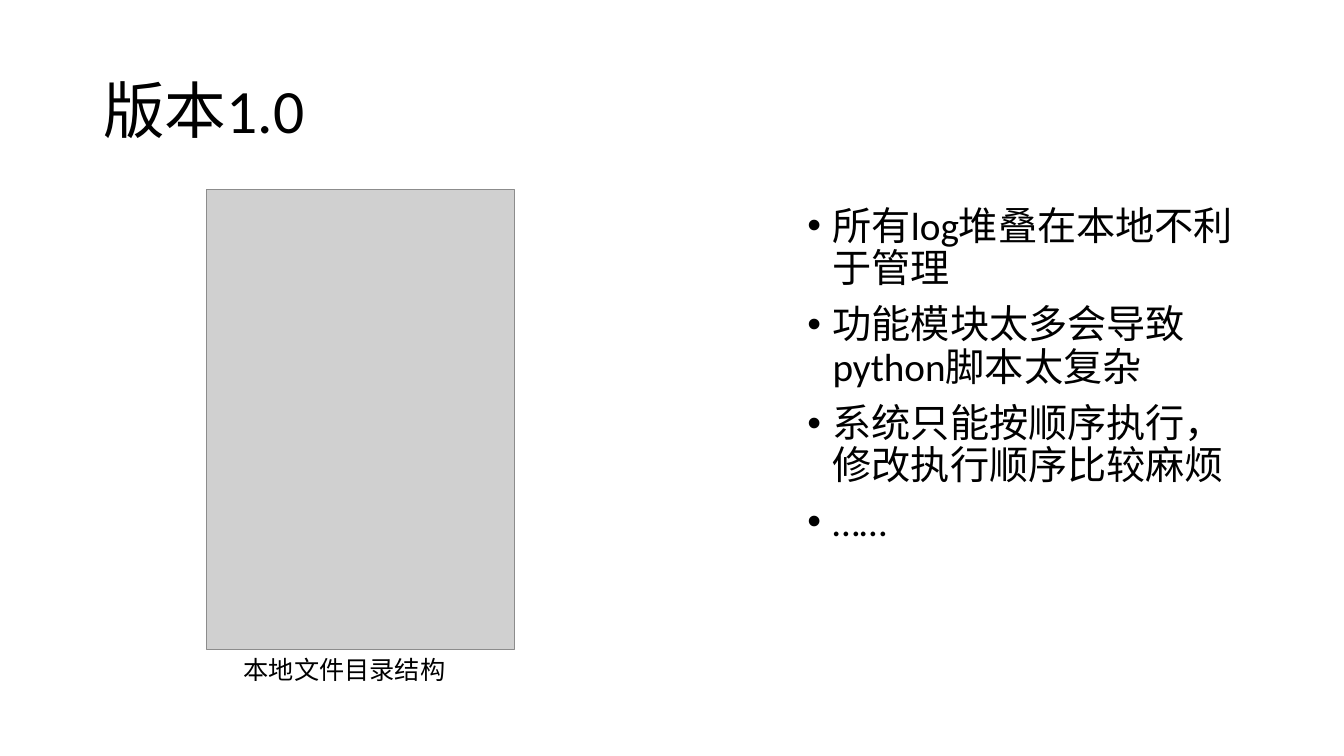
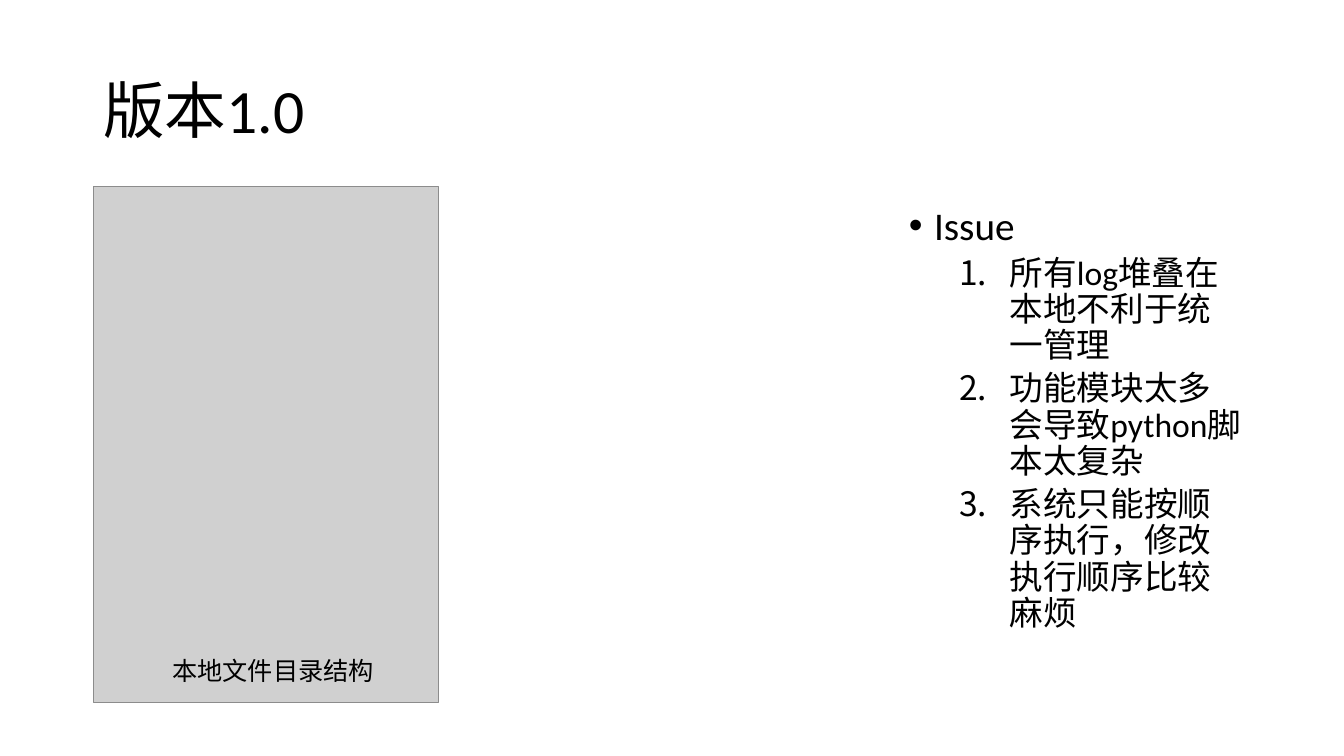
Before and after one commit to whitebkues1/ppt, a slide deck: slide 15 of xianzheng.pptx. Drawn at 1344x756 pixels with LibreOffice and Linux fonts; fonts in the diff are those of the drawing; grey boxes stand for pictures. Boxes give left, top, right and bottom in pixels: in the first picture for what was removed or moved away, otherwise in the second. Text is boxed around its words. In the diff, an @@ line names an element or a change of style, - is before the commit and + after.

```diff
--- a/xianzheng.pptx
+++ b/xianzheng.pptx
@@ picture: place and size @@
-picture at [207, 190, 514, 649]
+picture at [93, 187, 439, 703]
@@ text at [934, 215, 1242, 628]: paragraph removed @@
-• ……
@@ text "Issue": place and size @@
-text "Issue" at [833, 207, 1233, 483]
+text "Issue" at [934, 215, 1242, 628]
@@ text at [934, 215, 1219, 294]: text changed; size 28 to 24 pt @@
-• 所有log堆叠在本地不利于管理
+• Issue
+  1. 所有log堆叠在本地不利于统一管理
@@ text at [1010, 371, 1242, 628]: size 28 to 24 pt in "功能模块太多会导致python脚本太复杂", "系统只能按顺序执行，修改执行顺序比较麻烦"; bullet • to 1.; list level 1 to 2 in "功能模块太多会导致python脚本太复杂"; list level 1 to 2 in "系统只能按顺序执行，修改执行顺序比较麻烦" @@
@@ text "本地文件目录结构": place and size @@
-text "本地文件目录结构" at [244, 657, 446, 681]
+text "本地文件目录结构" at [172, 658, 374, 682]
```
Also in this commit, not shown: 12 other slides changed, 5 slides added, 4 slides removed, 12 other files.
